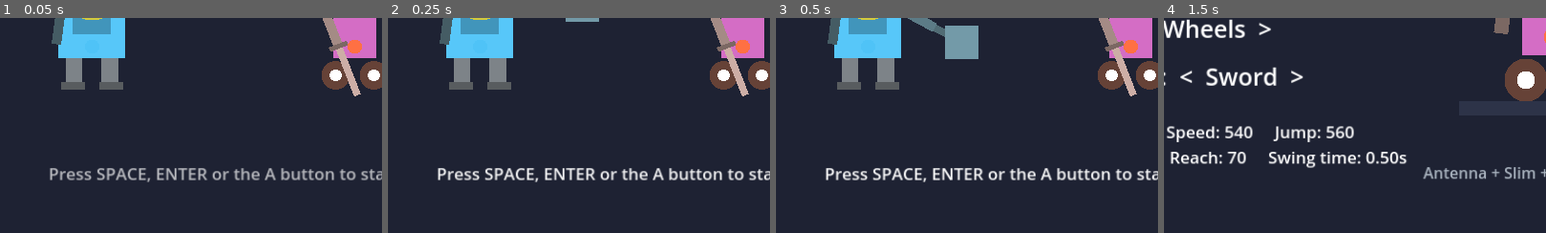
Above: before the commit, frames 1-4 (left to right).
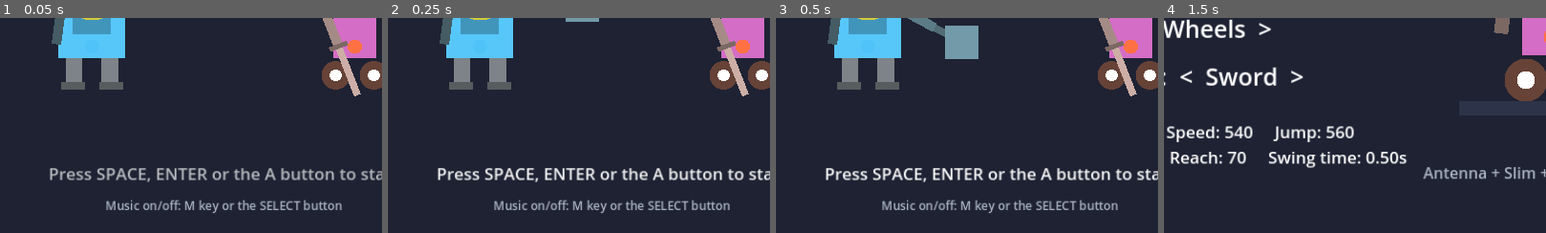
Above: after the commit, the same moments.

Repository: jst-jdennis/robotMayhem
Game: Godot game, scene res://scenes/title.tscn
The game is run twice, just before and just after one commit, with the same random seed, the same clock (stepped at 60 frames per second) and the same inputs.
Inputs:
- Up to frame 1 (0.05 s): no input
- Up to frame 2 (0.25 s): no input
- Up to frame 3 (0.5 s): no input
- Up to frame 4 (1.5 s): tap Space (p1_jump) at 0.5, 0.77 s; hold M (music_toggle, bound only after the commit) 0.53-1.28 s; hold D (p1_right) from 0.53 s (still down); tap Down (p2_down) at 1.35 s
The pictures show only the part of the screen within x 21-71%, y 50-100%; the shares and areas given below are measured in that part.

The runs differ from the first frame. In frame 1, 1.5% of the frame differs, in the area x 27-90%, y 84-92%; in frame 2, 1.5%; in frame 3, 1.5%; in frame 4, nothing differs.

Commit message:
Add chiptune music made in code
A new Music autoload synthesizes the songs from note lists (square-wave
melody, triangle bass, simple kick and snare), so no sound files are
needed. The title and builder screens play a cheerful menu tune and the
arena plays a faster fight tune. M or the gamepad Select button turns the
music on and off, and the title screen shows that hint.

The smoke test checks that songs switch, that a second of music is
audible but not clipping, and that mute toggles.

Co-Authored-By: Claude Opus 5.5 <noreply@anthropic.com>
Claude-Session: https://claude.ai/code/session_019F8HvPCv6tj75pK43JojT4

Diff:
--- a/project.godot
+++ b/project.godot
@@ -16,6 +16,7 @@
 
 GameState="*res://scripts/game_state.gd"
 Parts="*res://scripts/parts.gd"
+Music="*res://scripts/music.gd"
 
 [display]
 
@@ -114,6 +115,12 @@
 , Object(InputEventJoypadButton,"resource_local_to_scene":false,"resource_name":"","device":-1,"button_index":6,"pressure":0.0,"pressed":false,"script":null)
 ]
 }
+music_toggle={
+"deadzone": 0.5,
+"events": [Object(InputEventKey,"resource_local_to_scene":false,"resource_name":"","device":-1,"window_id":0,"alt_pressed":false,"shift_pressed":false,"ctrl_pressed":false,"meta_pressed":false,"pressed":false,"keycode":0,"physical_keycode":77,"key_label":0,"unicode":109,"location":0,"echo":false,"script":null)
+, Object(InputEventJoypadButton,"resource_local_to_scene":false,"resource_name":"","device":-1,"button_index":4,"pressure":0.0,"pressed":false,"script":null)
+]
+}
 
 [rendering]
 
--- a/scripts/arena.gd
+++ b/scripts/arena.gd
@@ -15,6 +15,7 @@
 
 
 func _ready() -> void:
+	Music.play("fight")
 	_build_arena()
 	_build_hud()
 	_spawn_robots()
--- a/scripts/builder.gd
+++ b/scripts/builder.gd
@@ -16,6 +16,7 @@
 
 
 func _ready() -> void:
+	Music.play("menu")
 	player = GameState.building_player
 	_build_ui()
 	_refresh()
--- /dev/null
+++ b/scripts/music.gd
@@ -0,0 +1,147 @@
+extends Node
+## The game's music box! There are no music files: every sound is made
+## from maths, like an old video game console.
+##
+## Each song is a list of notes. A number is a note (60 is middle C, and
+## +12 is the same note one step higher), and 0 means "be quiet".
+## Every note lasts one "step" (half a beat).
+##
+## This is an "autoload", so any screen can say `Music.play("fight")`.
+## Press M (or the Select / Back button) to turn the music on or off.
+
+const MIX_RATE := 22050.0
+
+const SONGS := {
+	# A cheerful tune for the title and robot builder screens.
+	"menu": {
+		"bpm": 132,
+		"melody": [
+			72, 76, 79, 76, 74, 77, 81, 77,
+			72, 76, 79, 84, 83, 79, 76, 74,
+			69, 72, 76, 72, 71, 74, 77, 74,
+			72, 0, 79, 0, 72, 0, 0, 0,
+		],
+		# One bass note for every four steps.
+		"bass": [48, 50, 48, 43, 45, 43, 48, 43],
+		"kick": [0, 4],
+		"snare": [],
+	},
+	# A fast, exciting tune for fighting.
+	"fight": {
+		"bpm": 160,
+		"melody": [
+			69, 0, 69, 72, 0, 69, 76, 74,
+			72, 0, 72, 76, 0, 72, 79, 77,
+			74, 0, 74, 77, 0, 74, 81, 79,
+			76, 76, 0, 76, 75, 76, 79, 80,
+		],
+		"bass": [45, 45, 41, 41, 38, 38, 40, 40],
+		"kick": [0, 4],
+		"snare": [2, 6],
+	},
+}
+
+var player: AudioStreamPlayer
+var playback: AudioStreamGeneratorPlayback
+var song_name := ""
+var song: Dictionary = {}
+var muted := false
+
+var step := 0              # which note of the song we're on
+var step_time := 0.0       # how long (in seconds) the current note has played
+var melody_phase := 0.0    # where each wave is in its wiggle, from 0 to 1
+var bass_phase := 0.0
+var kick_phase := 0.0
+var noise := RandomNumberGenerator.new()
+
+
+func _ready() -> void:
+	# Keep playing even if the game is paused.
+	process_mode = Node.PROCESS_MODE_ALWAYS
+	var gen := AudioStreamGenerator.new()
+	gen.mix_rate = MIX_RATE
+	gen.buffer_length = 0.15
+	player = AudioStreamPlayer.new()
+	player.stream = gen
+	player.volume_db = -4.0
+	add_child(player)
+
+
+## Start a song. If that song is already playing, just keep going.
+func play(which: String) -> void:
+	if which == song_name or not SONGS.has(which):
+		return
+	song_name = which
+	song = SONGS[which]
+	step = 0
+	step_time = 0.0
+	# "headless" means no screen and no speakers (like when tests run),
+	# so there is nobody to listen.
+	if not player.playing and DisplayServer.get_name() != "headless":
+		player.play()
+		playback = player.get_stream_playback()
+
+
+func toggle_mute() -> void:
+	muted = not muted
+	player.volume_db = -80.0 if muted else -4.0
+
+
+func _unhandled_input(event: InputEvent) -> void:
+	if event.is_action_pressed("music_toggle"):
+		toggle_mute()
+
+
+func _process(_delta: float) -> void:
+	if playback == null or song.is_empty():
+		return
+	var frames := playback.get_frames_available()
+	if frames > 0:
+		playback.push_buffer(make_samples(frames))
+
+
+## Work out the next `count` sound samples of the song.
+func make_samples(count: int) -> PackedVector2Array:
+	var out := PackedVector2Array()
+	out.resize(count)
+	if song.is_empty():
+		return out
+	var step_len: float = 60.0 / song.bpm / 2.0
+	var melody: Array = song.melody
+	var dt := 1.0 / MIX_RATE
+	for i in range(count):
+		var bar_step := step % 8
+		var mnote: int = melody[step % melody.size()]
+		var bnote: int = song.bass[int(step / 4.0) % song.bass.size()]
+		var s := 0.0
+
+		# Melody: a "square" wave that jumps up and down. Buzzy and bright!
+		if mnote > 0:
+			melody_phase = fmod(melody_phase + _freq(mnote) * dt, 1.0)
+			var fade := maxf(0.0, 1.0 - step_time / step_len)
+			s += (0.12 if melody_phase < 0.5 else -0.12) * fade
+
+		# Bass: a "triangle" wave that slides up and down. Soft and round.
+		bass_phase = fmod(bass_phase + _freq(bnote) * dt, 1.0)
+		var tri := 4.0 * absf(bass_phase - 0.5) - 1.0
+		s += tri * 0.16 * maxf(0.3, 1.0 - step_time / step_len)
+
+		# Drums: a kick is a quick low "boom", a snare is a burst of hiss.
+		if bar_step in song.kick and step_time < 0.12:
+			kick_phase = fmod(kick_phase + (150.0 - step_time * 900.0) * dt, 1.0)
+			s += sin(kick_phase * TAU) * 0.3 * (1.0 - step_time / 0.12)
+		if bar_step in song.snare and step_time < 0.08:
+			s += noise.randf_range(-0.12, 0.12) * (1.0 - step_time / 0.08)
+
+		out[i] = Vector2(s, s)
+		step_time += dt
+		if step_time >= step_len:
+			step_time -= step_len
+			step = (step + 1) % melody.size()
+			kick_phase = 0.0
+	return out
+
+
+## Turn a note number into how many wiggles per second it makes.
+func _freq(note: int) -> float:
+	return 440.0 * pow(2.0, (note - 69) / 12.0)
--- a/scripts/title.gd
+++ b/scripts/title.gd
@@ -7,6 +7,7 @@
 
 
 func _ready() -> void:
+	Music.play("menu")
 	var bg := ColorRect.new()
 	bg.color = Color("#1e2233")
 	bg.set_anchors_preset(Control.PRESET_FULL_RECT)
@@ -42,6 +43,16 @@
 	prompt.grow_horizontal = Control.GROW_DIRECTION_BOTH
 	add_child(prompt)
 
+	var music_hint := Label.new()
+	music_hint.text = "Music on/off: M key or the SELECT button"
+	music_hint.add_theme_font_size_override("font_size", 20)
+	music_hint.add_theme_color_override("font_color", Color("#aab4c0"))
+	music_hint.anchor_left = 0.5
+	music_hint.anchor_right = 0.5
+	music_hint.position = Vector2(0, 660)
+	music_hint.grow_horizontal = Control.GROW_DIRECTION_BOTH
+	add_child(music_hint)
+
 	art1 = RobotArt.new()
 	art1.set_config({"head": 0, "body": 0, "legs": 0, "weapon": 2})
 	art1.tint = GameState.PLAYER_COLORS[0]
--- a/tests/smoke_test.gd
+++ b/tests/smoke_test.gd
@@ -80,6 +80,20 @@
 	a._land_hit()
 	check(b.hp == before, "a swing out of reach does nothing")
 
+	print("Music")
+	check(Music.song_name == "fight", "the fight song plays in the arena")
+	Music.play("menu")
+	check(Music.song_name == "menu", "the menu song can be picked")
+	var samples: PackedVector2Array = Music.make_samples(22050)
+	var loudest := 0.0
+	for smp in samples:
+		loudest = maxf(loudest, absf(smp.x))
+	check(loudest > 0.05 and loudest <= 1.0, "one second of music makes sound without being too loud (%.2f)" % loudest)
+	Music.toggle_mute()
+	check(Music.muted, "music can be muted")
+	Music.toggle_mute()
+	check(not Music.muted, "music can be turned back on")
+
 	if failures == 0:
 		print("ALL TESTS PASSED")
 		get_tree().quit(0)
Not shown, changed: README.md
